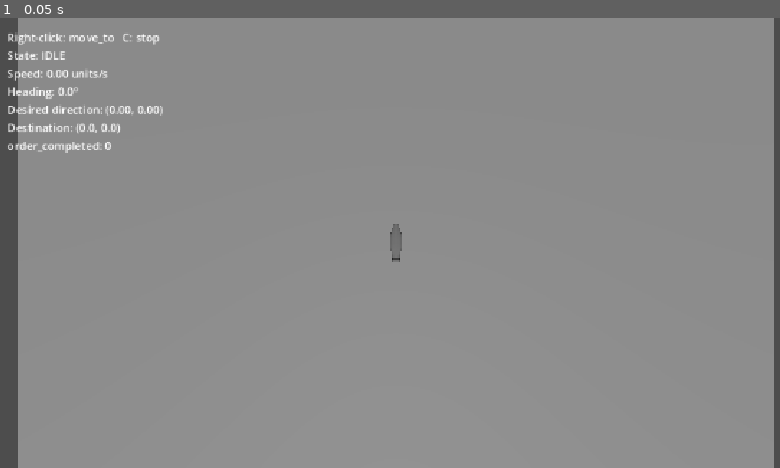
Above: before the commit, frame 1.
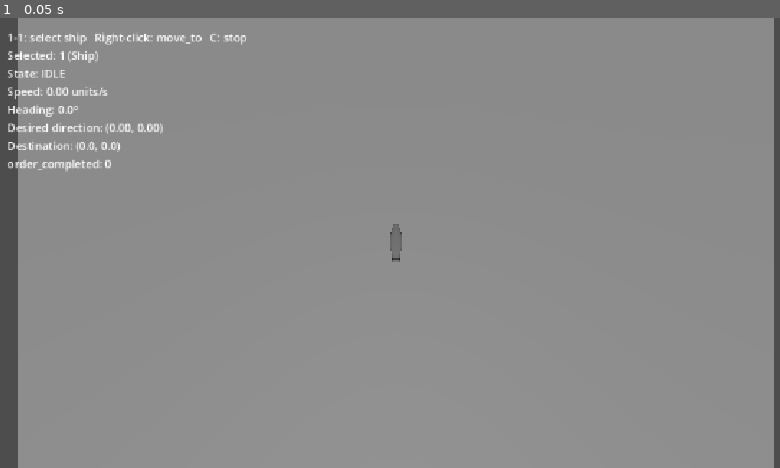
Above: after the commit, the same moment.

Repository: nikosban/daung
Game: Godot game, scene res://Movement/Check/movement_check.tscn
Same seed, same stepped clock (60 frames per second), same inputs: the game is played once before the commit and once after it. The project has no main scene, so this scene is started directly.
Inputs:
- Up to frame 1 (0.05 s): no input

The runs differ from the first frame. In frame 1, 1.4% of the frame differs, in the area x 1-32%, y 3-35%.

Commit message:
Add planar collisions and blocked-order retry (#4)
Replace the direct translation write with one move_and_collide() commit,
reconcile velocity from actual travel, and add Blocked with collision
precedence over arrival. Add the frigate CylinderShape3D footprint,
physics layers, blocked_speed_tolerance, an obstacle fixture and the
two-lane collision check scene; generalise the check script to several
ships. Update ARCHITECTURE and HANDOFF.

Co-Authored-By: Claude Opus 5.5 <noreply@anthropic.com>

Diff:
--- /dev/null
+++ b/Movement/Check/collision_check.tscn
@@ -0,0 +1,53 @@
+[gd_scene format=3]
+
+[ext_resource type="Script" path="res://Movement/Check/movement_check.gd" id="1_check"]
+[ext_resource type="PackedScene" path="res://Movement/ship.tscn" id="2_ship"]
+[ext_resource type="PackedScene" path="res://Movement/Check/obstacle.tscn" id="3_obstacle"]
+
+[sub_resource type="PlaneMesh" id="PlaneMesh_ground"]
+size = Vector2(400, 400)
+
+[node name="CollisionCheck" type="Node3D"]
+script = ExtResource("1_check")
+
+[node name="Camera3D" type="Camera3D" parent="."]
+transform = Transform3D(1, 0, 0, 0, 0, 1, 0, -1, 0, 0, 150, 15)
+
+[node name="DirectionalLight3D" type="DirectionalLight3D" parent="."]
+transform = Transform3D(1, 0, 0, 0, 0.5, 0.866025, 0, -0.866025, 0.5, 0, 50, 0)
+
+[node name="Ground" type="MeshInstance3D" parent="."]
+transform = Transform3D(1, 0, 0, 0, 1, 0, 0, 0, 1, 0, -5, 0)
+mesh = SubResource("PlaneMesh_ground")
+
+[node name="LaneALabel" type="Label3D" parent="."]
+transform = Transform3D(1, 0, 0, 0, 0, 1, 0, -1, 0, -40, 1, 72)
+pixel_size = 0.12
+font_size = 64
+text = "Lane A
+ship 1 -> obstacle"
+
+[node name="LaneBLabel" type="Label3D" parent="."]
+transform = Transform3D(1, 0, 0, 0, 0, 1, 0, -1, 0, 40, 1, 72)
+pixel_size = 0.12
+font_size = 64
+text = "Lane B
+ship 2 -> ship 3"
+
+[node name="Ship1" parent="." instance=ExtResource("2_ship")]
+transform = Transform3D(1, 0, 0, 0, 1, 0, 0, 0, 1, -40, 0, 50)
+
+[node name="Ship2" parent="." instance=ExtResource("2_ship")]
+transform = Transform3D(1, 0, 0, 0, 1, 0, 0, 0, 1, 40, 0, 50)
+
+[node name="Ship3" parent="." instance=ExtResource("2_ship")]
+transform = Transform3D(1, 0, 0, 0, 1, 0, 0, 0, 1, 40, 0, -10)
+
+[node name="Obstacle" parent="." instance=ExtResource("3_obstacle")]
+transform = Transform3D(1, 0, 0, 0, 1, 0, 0, 0, 1, -40, 0, -10)
+
+[node name="HUD" type="CanvasLayer" parent="."]
+
+[node name="Label" type="Label" parent="HUD"]
+offset_left = 16.0
+offset_top = 16.0
--- a/Movement/Check/movement_check.gd
+++ b/Movement/Check/movement_check.gd
@@ -1,47 +1,61 @@
 extends Node3D
 
-## Permanent MovementCheck scene. Right-click the ground to order the ship,
-## press C to stop it.
+## Permanent MovementCheck script, shared by the check scenes. Every child
+## MovementController is a ship, numbered 1-9 in scene order. Number keys
+## select a ship, right-click orders it, C stops it.
 
 @onready var _camera: Camera3D = $Camera3D
-@onready var _ship: MovementController = $Ship
 @onready var _label: Label = $HUD/Label
 
-var _completed_count := 0
+var _ships: Array[MovementController] = []
+var _completed_counts: Array[int] = []
+var _selected := 0
 
 
 func _ready() -> void:
-	_ship.order_completed.connect(_on_order_completed)
+	for child in get_children():
+		var ship := child as MovementController
+		if ship:
+			ship.order_completed.connect(_on_order_completed.bind(_ships.size()))
+			_ships.append(ship)
+			_completed_counts.append(0)
 
 
 func _unhandled_input(event: InputEvent) -> void:
+	var ship := _ships[_selected]
 	var mouse := event as InputEventMouseButton
 	if mouse and mouse.pressed and mouse.button_index == MOUSE_BUTTON_RIGHT:
 		var origin := _camera.project_ray_origin(mouse.position)
 		var direction := _camera.project_ray_normal(mouse.position)
-		var hit: Variant = Plane(Vector3.UP, _ship.global_position.y).intersects_ray(origin, direction)
+		var hit: Variant = Plane(Vector3.UP, ship.global_position.y).intersects_ray(origin, direction)
 		if hit != null:
-			_ship.move_to(hit)
+			ship.move_to(hit)
 		return
 	var key := event as InputEventKey
-	if key and key.pressed and not key.echo and key.keycode == KEY_C:
-		_ship.stop()
+	if not key or not key.pressed or key.echo:
+		return
+	if key.keycode == KEY_C:
+		ship.stop()
+	elif key.keycode >= KEY_1 and key.keycode < KEY_1 + _ships.size():
+		_selected = key.keycode - KEY_1
 
 
 func _process(_delta: float) -> void:
-	var destination := _ship.get_destination()
-	var desired := _ship.get_desired_direction()
+	var ship := _ships[_selected]
+	var destination := ship.get_destination()
+	var desired := ship.get_desired_direction()
 	_label.text = "\n".join([
-		"Right-click: move_to   C: stop",
-		"State: %s" % MovementController.State.keys()[_ship.get_state()],
-		"Speed: %.2f units/s" % _ship.velocity.length(),
-		"Heading: %.1f°" % rad_to_deg(_ship.rotation.y),
+		"1-%d: select ship   Right-click: move_to   C: stop" % _ships.size(),
+		"Selected: %d (%s)" % [_selected + 1, ship.name],
+		"State: %s" % MovementController.State.keys()[ship.get_state()],
+		"Speed: %.2f units/s" % ship.velocity.length(),
+		"Heading: %.1f°" % rad_to_deg(ship.rotation.y),
 		"Desired direction: (%.2f, %.2f)" % [desired.x, desired.z],
 		"Destination: (%.1f, %.1f)" % [destination.x, destination.z],
-		"order_completed: %d" % _completed_count,
+		"order_completed: %d" % _completed_counts[_selected],
 	])
 
 
-func _on_order_completed() -> void:
-	_completed_count += 1
-	print("order_completed")
+func _on_order_completed(index: int) -> void:
+	_completed_counts[index] += 1
+	print("order_completed: ship %d" % (index + 1))
--- /dev/null
+++ b/Movement/Check/obstacle.tscn
@@ -0,0 +1,21 @@
+[gd_scene format=3]
+
+[sub_resource type="BoxShape3D" id="BoxShape3D_obstacle"]
+size = Vector3(20, 4, 20)
+
+[sub_resource type="StandardMaterial3D" id="StandardMaterial3D_obstacle"]
+albedo_color = Color(0.55, 0.2, 0.2, 1)
+
+[sub_resource type="BoxMesh" id="BoxMesh_obstacle"]
+material = SubResource("StandardMaterial3D_obstacle")
+size = Vector3(20, 4, 20)
+
+[node name="Obstacle" type="StaticBody3D"]
+collision_layer = 2
+collision_mask = 0
+
+[node name="CollisionShape3D" type="CollisionShape3D" parent="."]
+shape = SubResource("BoxShape3D_obstacle")
+
+[node name="MeshInstance3D" type="MeshInstance3D" parent="."]
+mesh = SubResource("BoxMesh_obstacle")
--- /dev/null
+++ b/Movement/Profiles/arrata_frigate_footprint.tres
@@ -0,0 +1,5 @@
+[gd_resource type="CylinderShape3D" format=3]
+
+[resource]
+height = 4.0
+radius = 10.5
--- a/Movement/Profiles/arrata_frigate_movement.tres
+++ b/Movement/Profiles/arrata_frigate_movement.tres
@@ -10,3 +10,4 @@
 braking = 1.5
 yaw_rate = 20.0
 arrival_tolerance = 1.0
+blocked_speed_tolerance = 0.05
--- a/Movement/movement_controller.gd
+++ b/Movement/movement_controller.gd
@@ -52,7 +52,7 @@
 
 
 func _physics_process(delta: float) -> void:
-	var has_order := _state == State.MOVING
+	var has_order := _state == State.MOVING or _state == State.BLOCKED
 	if not has_order and velocity.is_zero_approx():
 		velocity = Vector3.ZERO
 		return
@@ -66,11 +66,28 @@
 	var rate := profile.acceleration if requested.length() > velocity.length() else profile.braking
 	velocity = velocity.move_toward(requested, rate * delta)
 
-	# Single translation commit. Task 1c replaces this with move_and_collide().
-	global_position += velocity * delta
+	# Single translation commit: the engine moves the body as far as collision
+	# allows. Nothing writes the position afterwards.
+	var start := global_position
+	var collision := move_and_collide(velocity * delta)
 
-	if has_order:
-		_check_arrival()
+	# Reconcile from actual travel, never from the intended motion.
+	var travel := global_position - start
+	travel.y = 0.0
+	velocity = travel / delta
+
+	if not has_order:
+		return
+	# Collision takes precedence over arrival: a blocked tick never completes
+	# the order. The next tick retries with the same order. A contact enters
+	# Blocked; only real progress leaves it, because engine contact recovery
+	# lets a pressed ship creep a margin without reporting a collision.
+	var slow := velocity.length() < profile.blocked_speed_tolerance
+	if slow and (collision != null or _state == State.BLOCKED):
+		_state = State.BLOCKED
+		return
+	_state = State.MOVING
+	_check_arrival()
 
 
 ## Route provider seam. Direct route until Task 1d adds static navigation.
@@ -109,13 +126,19 @@
 	rotation.y = rotate_toward(rotation.y, target_yaw, deg_to_rad(profile.yaw_rate) * delta)
 
 
-## Arrives only when the ship is within tolerance and its predicted rest
-## point under braking is also within tolerance.
+## Arrives only when the ship is within tolerance, nothing obstructs the rest
+## of the way to the goal, and its predicted rest point under braking is also
+## within tolerance.
 func _check_arrival() -> void:
 	var offset := _destination - global_position
 	offset.y = 0.0
 	var tolerance := profile.arrival_tolerance
 	if offset.length() > tolerance:
+		return
+	# Query only (moves nothing): a contact short of the goal is Blocked, not
+	# arrived, even on a tick where the commit reported no collision.
+	if test_move(global_transform, offset):
+		_state = State.BLOCKED
 		return
 	var stopping_travel := velocity * (velocity.length() / (2.0 * profile.braking))
 	if (offset - stopping_travel).length() > tolerance:
--- a/Movement/movement_profile.gd
+++ b/Movement/movement_profile.gd
@@ -16,3 +16,5 @@
 @export_range(1.0, 180.0, 1.0, "suffix:°/s") var yaw_rate: float
 ## Distance from the destination at which an order counts as arrived.
 @export_range(0.05, 10.0, 0.05, "suffix:units") var arrival_tolerance: float
+## Actual speed below which a ship in contact counts as Blocked.
+@export_range(0.0, 1.0, 0.01, "suffix:units/s") var blocked_speed_tolerance: float
--- a/Movement/ship.tscn
+++ b/Movement/ship.tscn
@@ -3,10 +3,16 @@
 [ext_resource type="Script" path="res://Movement/movement_controller.gd" id="1_controller"]
 [ext_resource type="Resource" path="res://Movement/Profiles/arrata_frigate_movement.tres" id="2_profile"]
 [ext_resource type="PackedScene" path="res://Assets/Ships/Whitebox/Arrata_Frigate_001.glb" id="3_model"]
+[ext_resource type="Shape3D" path="res://Movement/Profiles/arrata_frigate_footprint.tres" id="4_footprint"]
 
 [node name="Ship" type="CharacterBody3D"]
+collision_mask = 3
+axis_lock_linear_y = true
 script = ExtResource("1_controller")
 profile = ExtResource("2_profile")
+
+[node name="Footprint" type="CollisionShape3D" parent="."]
+shape = ExtResource("4_footprint")
 
 [node name="Visual" type="Node3D" parent="."]
 
Not shown, changed: ARCHITECTURE.md
Not shown, changed: HANDOFF.md
